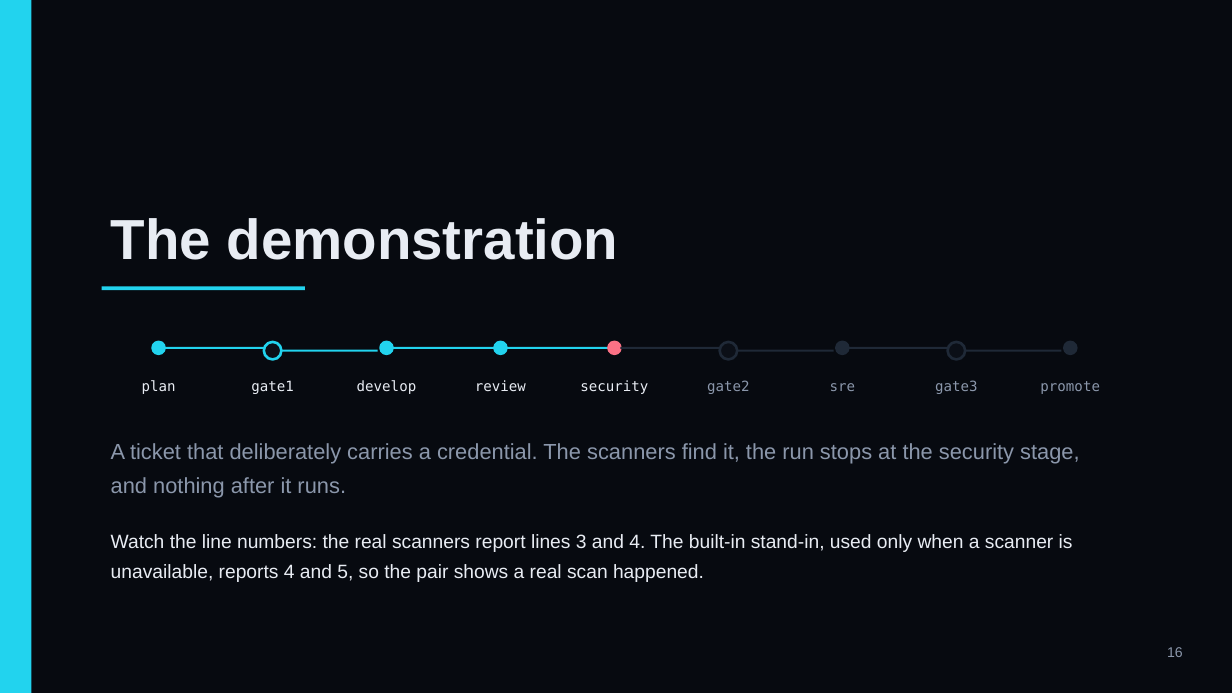
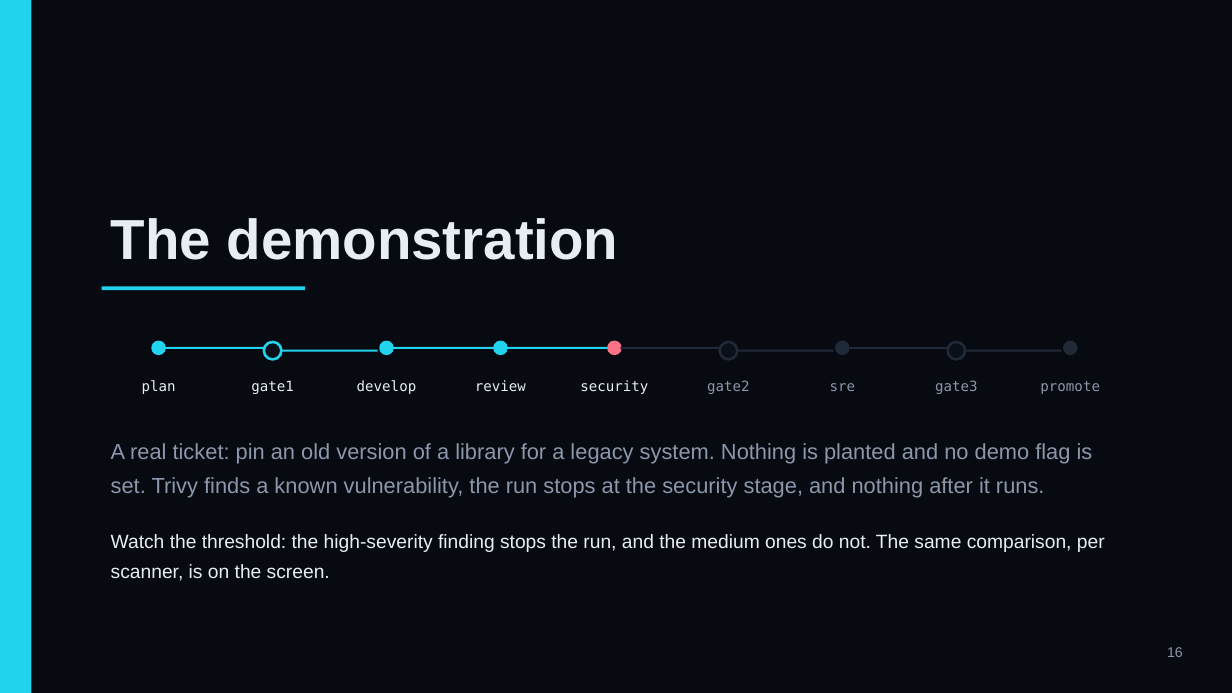
Before and after one commit to mohamedsorour1998/technical-presentations, a slide deck: slide 16 of talks/devops-hackathon-final/pitch/TheAgentOrg-Final.pptx. Drawn at 1232x693 pixels with LibreOffice and Linux fonts; fonts in the diff are those of the drawing. Boxes give left, top, right and bottom in pixels: in the first picture for what was removed or moved away, otherwise in the second. Text is boxed around its words. In the diff, an @@ line names an element or a change of style, - is before the commit and + after.

```diff
--- a/talks/devops-hackathon-final/pitch/TheAgentOrg-Final.pptx
+++ b/talks/devops-hackathon-final/pitch/TheAgentOrg-Final.pptx
@@ text at bbox=[111, 443, 1093, 498]: text changed @@
-A ticket that deliberately carries a credential. The scanners find it, the run stops at the security stage, and nothing after it runs.
+A real ticket: pin an old version of a library for a legacy system. Nothing is planted and no demo flag is set. Trivy finds a known vulnerability, the run stops at the security stage, and nothing after it runs.
@@ text at bbox=[111, 534, 1105, 581]: text changed @@
-Watch the line numbers: the real scanners report lines 3 and 4. The built-in stand-in, used only when a scanner is unavailable, reports 4 and 5, so the pair shows a real scan happened.
+Watch the threshold: the high-severity finding stops the run, and the medium ones do not. The same comparison, per scanner, is on the screen.
```
Also in this commit, not shown: 1 other slide changed, 4 other files.
